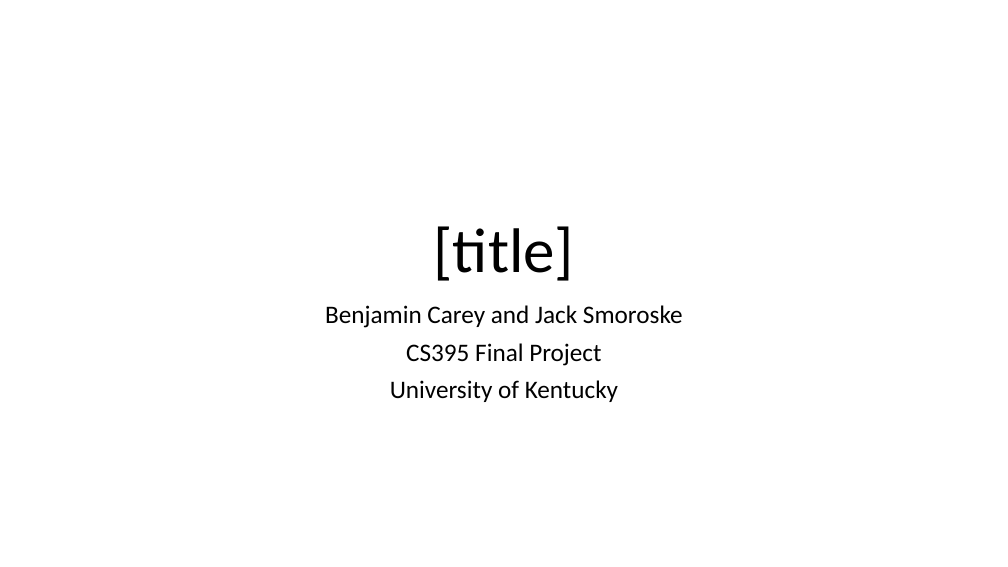
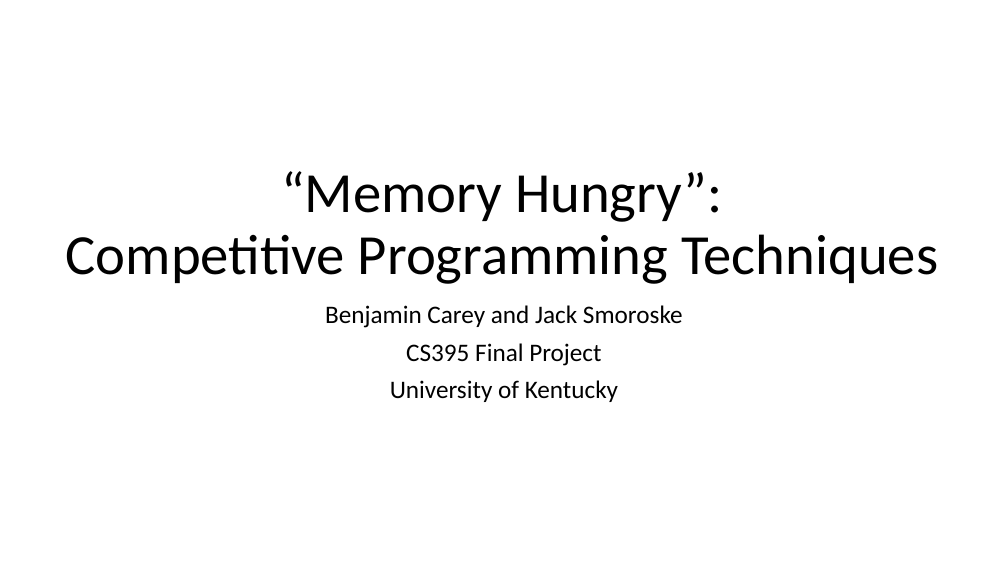
Before and after one commit to HilbertCurve/cs395-final-project, a slide deck: slide 1 of presentation.pptx. Drawn at 1008x567 pixels with LibreOffice and Linux fonts; fonts in the diff are those of the drawing. Boxes give left, top, right and bottom in pixels: in the first picture for what was removed or moved away, otherwise in the second. Text is boxed around its words. In the diff, an @@ line names an element or a change of style, - is before the commit and + after.

```diff
--- a/presentation.pptx
+++ b/presentation.pptx
@@ title at bbox=[66, 171, 938, 284]: text changed; size 60 to 54 pt @@
-[title]
+“Memory Hungry”:
+Competitive Programming Techniques
```
Also in this commit, not shown: 5 slides added, 4 slides removed, 1 other file.
